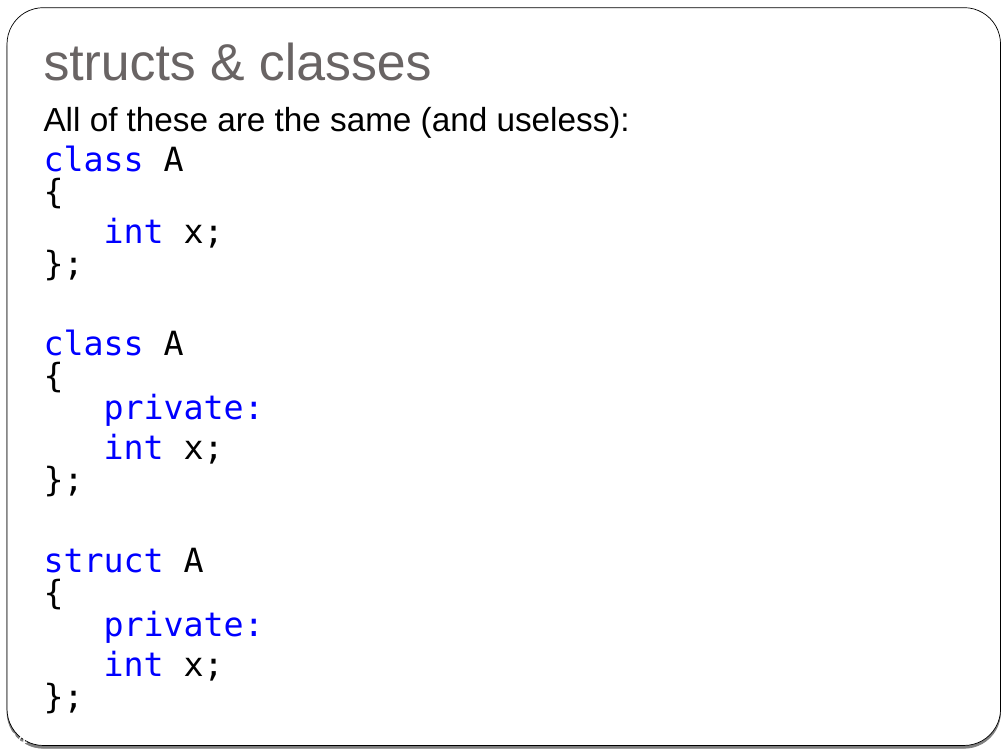
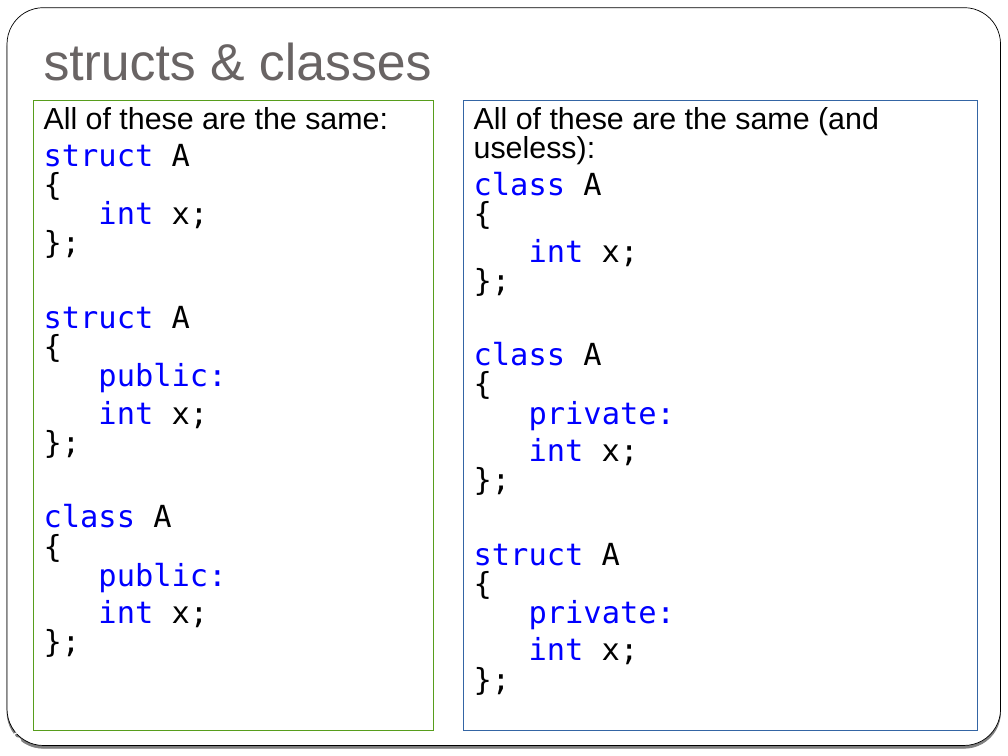
Before and after one commit to cpp-at-ariel/cpp-5778, a slide deck: slide 6 of week02-classes-constructors-destructors/slides.odp (slide 24 before the commit). Drawn at 1008x756 pixels with LibreOffice and Linux fonts; fonts in the diff are those of the drawing. Boxes give left, top, right and bottom in pixels: in the first picture for what was removed or moved away, otherwise in the second. Text is boxed around its words. In the diff, an @@ line names an element or a change of style, - is before the commit and + after.

```diff
--- a/week02-classes-constructors-destructors/slides.odp
+++ b/week02-classes-constructors-destructors/slides.odp
@@ text added at (x1=33, y1=101, x2=433, y2=731), outline #579D1C 0 pt, 21.7 pt, text #0000FF @@
+All of these are the same:
+struct A
+{
+int x;
+};
+struct A
+{
+public:
+int x;
+};
+class A
+{
+public:
+int x;
+};
@@ text "All of these are the ..." resized from (x1=44, y1=107, x2=630, y2=681) to (x1=464, y1=101, x2=978, y2=731) @@
@@ text "All of these are the ..." at (x1=464, y1=101, x2=978, y2=731): size 23.8 to 21.7 pt; outline none to #3465A4 0 pt @@
@@ page number at (x1=11, y1=731, x2=22, y2=742): text changed @@
-24
+6
```
Also in this commit, not shown: 4 other slides changed, 4 slides added, 11 slides removed, 3 other files.
